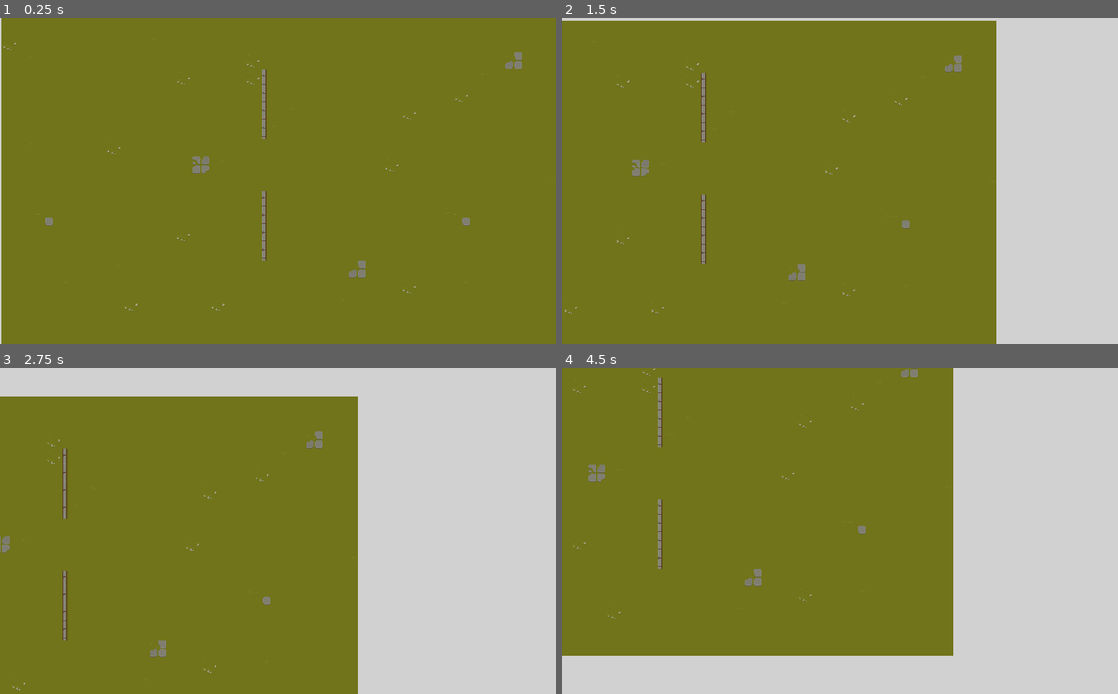
Above: before the commit, frames 1-4 (two rows, left to right).
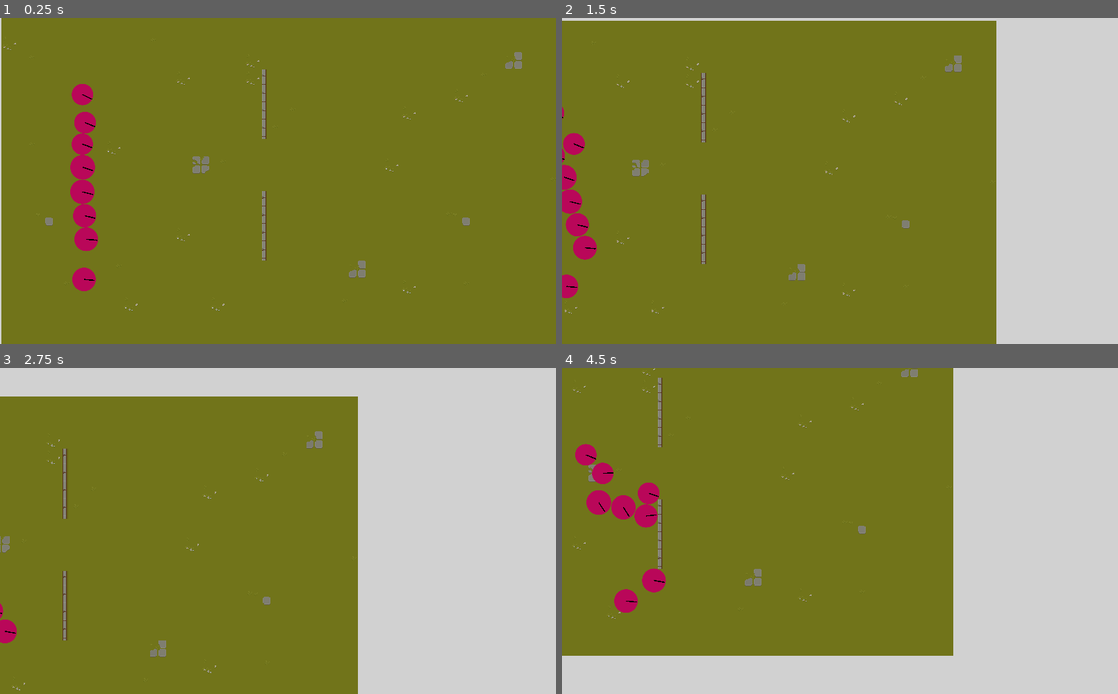
Above: after the commit, the same moments.

Repository: uknowmee/social-force
Game: Godot game, scene res://scenes/testScenes/Test.tscn
Two runs of this game, one before a commit and one after it. Both use one fixed random seed, a clock stepped at 60 frames per second and the inputs below. This scene is started directly instead of the project's main scene.
Inputs (mouse positions are in pixels of both pictures, inside the frame that each line leads up to):
- Up to frame 1 (0.25 s): no input
- Up to frame 2 (1.5 s): move the mouse to (962, 164) at 0.52 s; hold Right (ui_right) 0.53-1.25 s; click (962, 164) at 0.67 s; drag from (728, 197) to (812, 246) at 1.27 s
- Up to frame 3 (2.75 s): move the mouse to (333, 459) at 2.02 s; hold Right (ui_right) from 2.03 s (still down)
- Up to frame 4 (4.5 s): release Right (ui_right) at 2.75 s; drag from (812, 596) to (673, 482) at 2.77 s; move the mouse to (1006, 579) at 3.52 s; hold Left (ui_left) 3.53-4.25 s; drag from (673, 482) to (756, 449) at 4.27 s

The runs differ from the first frame. In frame 1, 1.9% of the frame differs, in the area x 12-18%, y 20-84%; in frame 2, 1.3%; in frame 3, 0.2%; in frame 4, 1.9%.

Commit message:
fix Test.tscn in archive project

Diff:
--- a/archive/scenes/testScenes/Test.tscn
+++ b/archive/scenes/testScenes/Test.tscn
@@ -27,20 +27,24 @@
 format = 1
 tile_data = PoolIntArray( 196623, 10, 0, 262159, 10, 0, 327695, 10, 0, 393231, 10, 0, 655375, 10, 0, 720911, 10, 0, 786447, 10, 0, 851983, 10, 0 )
 
-[node name="Target A" type="Position2D" parent="."]
+[node name="Targets" type="Node2D" parent="."]
+
+[node name="Target A" type="Position2D" parent="Targets"]
 position = Vector2( 911, 514 )
 __meta__ = {
 "_gizmo_extents_": 30.0
 }
 
-[node name="Target B" type="Position2D" parent="."]
+[node name="Target B" type="Position2D" parent="Targets"]
 position = Vector2( 915, 107 )
 __meta__ = {
 "_gizmo_extents_": 30.0
 }
 
-[node name="AgentSpawn" parent="." instance=ExtResource( 3 )]
+[node name="Spawners" type="Node2D" parent="."]
+
+[node name="AgentSpawn" parent="Spawners" instance=ExtResource( 3 )]
 position = Vector2( 142, 270 )
-target = NodePath("../Target A")
+targets = [ NodePath("../../Targets/Target A"), NodePath("../../Targets/Target B") ]
 
 [node name="Agents" type="Node2D" parent="."]
